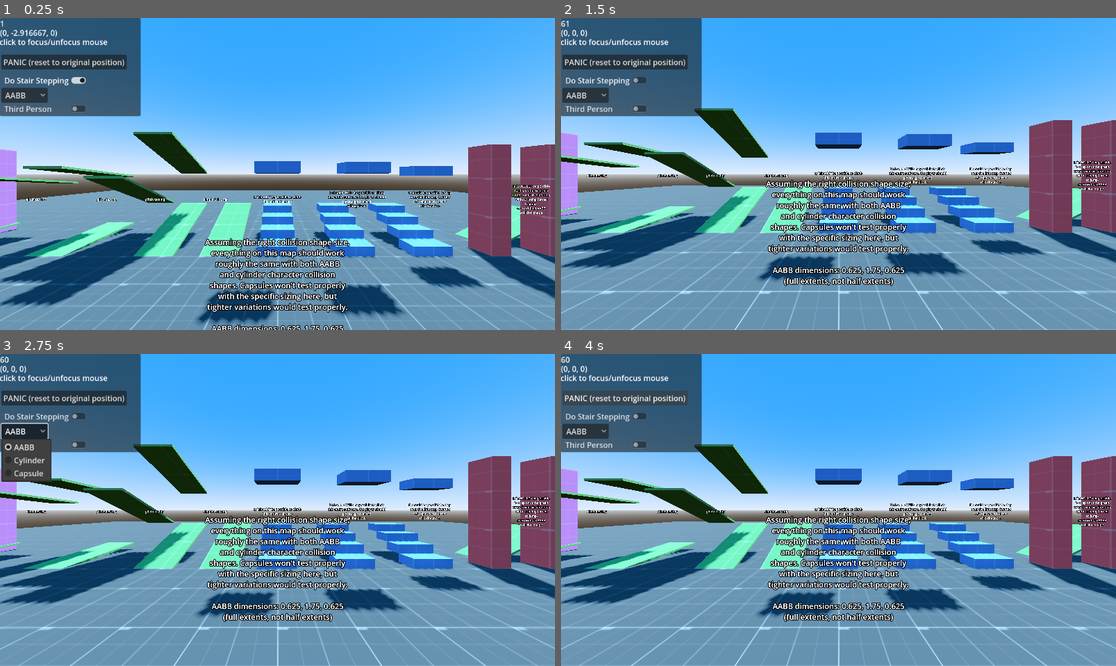
Above: before the commit, frames 1-4 (two rows, left to right).
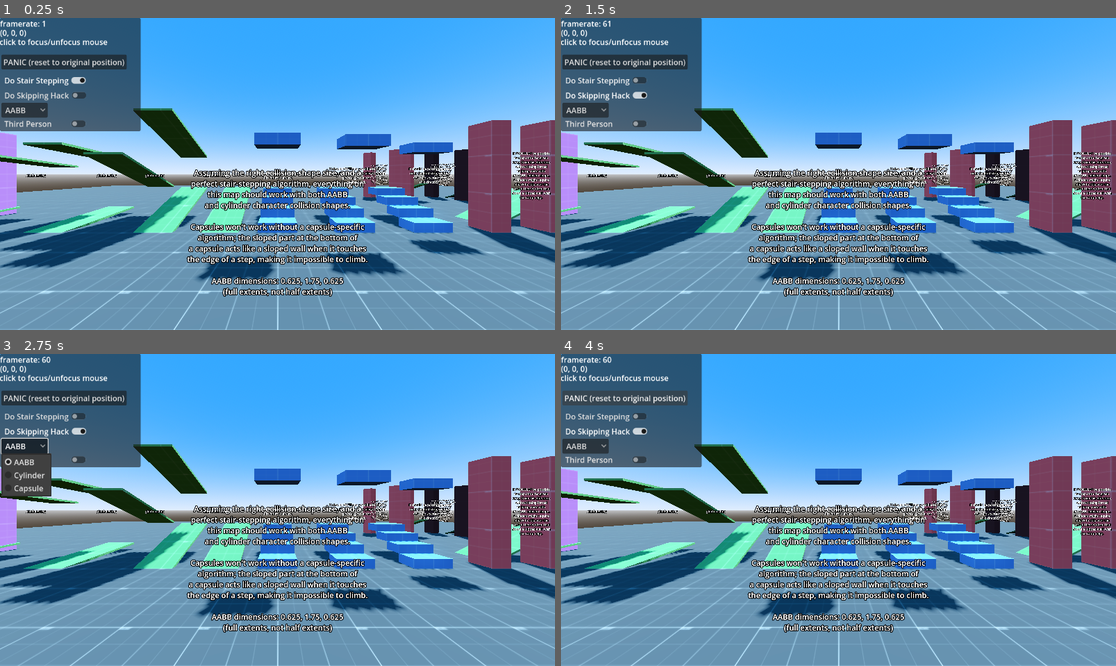
Above: after the commit, the same moments.

Repository: wareya/GodotStairTester
Game: Godot game, scene res://world.tscn
The game is run twice, just before and just after one commit, with the same random seed, the same clock (stepped at 60 frames per second) and the same inputs.
Inputs (mouse positions are in pixels of both pictures, inside the frame that each line leads up to):
- Up to frame 1 (0.25 s): no input
- Up to frame 2 (1.5 s): click (605, 96) at 0.5 s, where only the run after the commit has a clickable "Do Skipping Hack"; click "Do Stair Stepping" at 1.25 s
- Up to frame 3 (2.75 s): click "AABB" at 2 s
- Up to frame 4 (4 s): click "Third Person" at 2.75 s; click "PANIC (reset to original posi…" at 3.5 s

The runs differ from the first frame. In frame 1, 38% of the frame differs, in the area x 0-100%, y 0-100%; in frame 2, 10%; in frame 3, 11%; in frame 4, 10%.

Commit message:
add skipping hack, improve some of the testing rigs

Diff:
--- a/StairsTestScene.tscn
+++ b/StairsTestScene.tscn
@@ -39,6 +39,28 @@
 uv1_world_triplanar = true
 texture_filter = 5
 
+[sub_resource type="StandardMaterial3D" id="StandardMaterial3D_ly0nc"]
+albedo_color = Color(0.447059, 0.447059, 0.447059, 1)
+albedo_texture = ExtResource("3_35qmt")
+uv1_triplanar = true
+uv1_triplanar_sharpness = 150.0
+uv1_world_triplanar = true
+texture_filter = 5
+
+[sub_resource type="StandardMaterial3D" id="StandardMaterial3D_6qc48"]
+albedo_color = Color(0.27451, 0.27451, 0.27451, 1)
+albedo_texture = ExtResource("5_73yqw")
+uv1_triplanar = true
+uv1_world_triplanar = true
+texture_filter = 5
+
+[sub_resource type="StandardMaterial3D" id="StandardMaterial3D_j7qiy"]
+albedo_color = Color(0.27451, 0.27451, 0.27451, 1)
+albedo_texture = ExtResource("5_73yqw")
+uv1_triplanar = true
+uv1_world_triplanar = true
+texture_filter = 5
+
 [node name="Level" type="Node3D"]
 
 [node name="CSGBox3D" type="CSGBox3D" parent="."]
@@ -226,13 +248,15 @@
 [node name="Label3D10" type="Label3D" parent="."]
 transform = Transform3D(1, 0, 0, 0, 1, 0, 0, 0, 1, 0, 0.893967, 1.375)
 pixel_size = 0.0025
-text = "Assuming the right collision shape size,
-everything on this map should work
-roughly the same with both AABB
-and cylinder character collision
-shapes. Capsules won't test properly
-with the specific sizing here, but
-tighter variations would test properly.
+text = "Assuming the right collision shape size, and a
+perfect stair-stepping algorithm, everything on
+this map should work with both AABB
+and cylinder character collision shapes.
+
+Capsules won't work without a capsule-specific
+algorithm; the sloped part at the bottom of
+a capsule acts like a sloped wall when it touches
+the edge of a step, making it impossible to climb.
 
 AABB dimensions: 0.625, 1.75, 0.625
 (full extents, not half extents)"
@@ -260,38 +284,179 @@
 to step onto the green
 ramp from this direction,
 without being forced
-to jump,
-even with an AABB
-collision shape"
-
-[node name="CSGBox3D33" type="CSGPolygon3D" parent="."]
-transform = Transform3D(-0.707107, 0, 0.707107, 0, 1, 0, -0.707107, 0, -0.707107, 11.8129, 0, -1.84742)
-use_collision = true
-polygon = PackedVector2Array(-1, 0.9375, -1, 1, 1, 0, 1, -0.0625)
-material = SubResource("StandardMaterial3D_uatdx")
-
-[node name="CSGBox3D34" type="CSGBox3D" parent="."]
-transform = Transform3D(0.707107, 0, -0.707107, 0, 1, 0, 0.707107, 0, 0.707107, 11.1058, 1.125, -0.786758)
+to jump, even with
+an AABB collision shape.
+Cylinders might require
+a hack to skip over the
+part of their bottom that
+forms a 'sloped wall' with
+the ramp edge."
+
+[node name="CSGBox3D42" type="CSGPolygon3D" parent="."]
+transform = Transform3D(-0.5, 0, 0.866025, 0, 1, 0, -0.866025, 0, -0.5, 7.86785, 0, -6.55866)
+use_collision = true
+polygon = PackedVector2Array(-1, 0.9375, -1, 1, 1, 0, 1, -0.0625)
+material = SubResource("StandardMaterial3D_uatdx")
+
+[node name="CSGBox3D43" type="CSGBox3D" parent="."]
+transform = Transform3D(0.5, 0, -0.866025, 0, 1, 0, 0.866025, 0, 0.5, 6.91032, 1.125, -5.71716)
 use_collision = true
 size = Vector3(1, 3.5, 0.5)
 material = SubResource("StandardMaterial3D_ihnv6")
 
-[node name="CSGBox3D35" type="CSGBox3D" parent="."]
-transform = Transform3D(0.707107, 0, -0.707107, 0, 1, 0, 0.707107, 0, 0.707107, 9.86833, 1.125, -2.02419)
+[node name="CSGBox3D44" type="CSGBox3D" parent="."]
+transform = Transform3D(0.5, 0, -0.866025, 0, 1, 0, 0.866025, 0, 0.5, 6.03532, 1.125, -7.2327)
 use_collision = true
 size = Vector3(0.5, 3.5, 0.5)
 material = SubResource("StandardMaterial3D_ihnv6")
 
-[node name="Label3D13" type="Label3D" parent="."]
-transform = Transform3D(0.707107, 0, -0.707107, 0, 1, 0, 0.707107, 0, 0.707107, 10.1878, 1.46182, -1.31865)
+[node name="Label3D16" type="Label3D" parent="."]
+transform = Transform3D(0.5, 0, -0.866025, 0, 1, 0, 0.866025, 0, 0.5, 6.16132, 1.46182, -6.46851)
 pixel_size = 0.0025
 text = "It *SHOULD* be possible
 to step onto the green
 ramp from this direction,
 without being forced
-to jump,
-even with an AABB
-collision shape"
+to jump, even with
+an AABB collision shape.
+Cylinders might require
+a hack to skip over the
+part of their bottom that
+forms a 'sloped wall' with
+the ramp edge."
+
+[node name="CSGBox3D45" type="CSGPolygon3D" parent="."]
+transform = Transform3D(-0.258819, 0, 0.965926, 0, 1, 0, -0.965926, 0, -0.258819, 11.8462, 0, -6.26552)
+use_collision = true
+polygon = PackedVector2Array(-1, 0.9375, -1, 1, 1, 0, 1, -0.0625)
+material = SubResource("StandardMaterial3D_ly0nc")
+
+[node name="CSGBox3D46" type="CSGBox3D" parent="."]
+transform = Transform3D(0.258819, 0, -0.965926, 0, 1, 0, 0.965926, 0, 0.258819, 10.7035, 1.125, -5.70051)
+use_collision = true
+size = Vector3(1, 3.5, 0.5)
+material = SubResource("StandardMaterial3D_6qc48")
+
+[node name="CSGBox3D47" type="CSGBox3D" parent="."]
+transform = Transform3D(0.258819, 0, -0.965926, 0, 1, 0, 0.965926, 0, 0.258819, 10.2506, 1.125, -7.39088)
+use_collision = true
+size = Vector3(0.5, 3.5, 0.5)
+material = SubResource("StandardMaterial3D_j7qiy")
+
+[node name="Label3D17" type="Label3D" parent="."]
+transform = Transform3D(0.258819, 0, -0.965926, 0, 1, 0, 0.965926, 0, 0.258819, 10.1745, 1.46182, -6.62012)
+pixel_size = 0.0025
+text = "Unless you've applied a hack
+to skip over small sloped walls,
+It should NOT be possible
+to step onto the ramp
+from thie direction with
+an AABB collision
+hull. The bottom edge
+of the AABB should form
+a sloped wall collision
+surface with the ramp
+edge, preventing
+stair-stepping."
+
+[node name="CSGBox3D33" type="CSGPolygon3D" parent="."]
+transform = Transform3D(-0.707107, 0, 0.707107, 0, 1, 0, -0.707107, 0, -0.707107, 11.8129, 0, -1.84742)
+use_collision = true
+polygon = PackedVector2Array(-1, 0.9375, -1, 1, 1, 0, 1, -0.0625)
+material = SubResource("StandardMaterial3D_uatdx")
+
+[node name="CSGBox3D34" type="CSGBox3D" parent="."]
+transform = Transform3D(0.707107, 0, -0.707107, 0, 1, 0, 0.707107, 0, 0.707107, 11.1058, 1.125, -0.786758)
+use_collision = true
+size = Vector3(1, 3.5, 0.5)
+material = SubResource("StandardMaterial3D_ihnv6")
+
+[node name="CSGBox3D35" type="CSGBox3D" parent="."]
+transform = Transform3D(0.707107, 0, -0.707107, 0, 1, 0, 0.707107, 0, 0.707107, 9.86833, 1.125, -2.02419)
+use_collision = true
+size = Vector3(0.5, 3.5, 0.5)
+material = SubResource("StandardMaterial3D_ihnv6")
+
+[node name="Label3D13" type="Label3D" parent="."]
+transform = Transform3D(0.707107, 0, -0.707107, 0, 1, 0, 0.707107, 0, 0.707107, 10.1878, 1.46182, -1.31865)
+pixel_size = 0.0025
+text = "It *SHOULD* be possible
+to step onto the green
+ramp from this direction,
+without being forced
+to jump, even with
+an AABB collision shape.
+Cylinders might require
+a hack to skip over the
+part of their bottom that
+forms a 'sloped wall' with
+the ramp edge."
+
+[node name="CSGBox3D36" type="CSGPolygon3D" parent="."]
+transform = Transform3D(-0.965926, 0, 0.258819, 0, 1, 0, -0.258819, 0, -0.965926, 15.4931, 0, -2.3347)
+use_collision = true
+polygon = PackedVector2Array(-1, 0.9375, -1, 1, 1, 0, 1, -0.0625)
+material = SubResource("StandardMaterial3D_uatdx")
+
+[node name="CSGBox3D37" type="CSGBox3D" parent="."]
+transform = Transform3D(0.965926, 0, -0.258819, 0, 1, 0, 0.258819, 0, 0.965926, 15.411, 1.125, -1.06259)
+use_collision = true
+size = Vector3(1, 3.5, 0.5)
+material = SubResource("StandardMaterial3D_ihnv6")
+
+[node name="CSGBox3D38" type="CSGBox3D" parent="."]
+transform = Transform3D(0.965926, 0, -0.258819, 0, 1, 0, 0.258819, 0, 0.965926, 13.7206, 1.125, -1.5155)
+use_collision = true
+size = Vector3(0.5, 3.5, 0.5)
+material = SubResource("StandardMaterial3D_ihnv6")
+
+[node name="Label3D14" type="Label3D" parent="."]
+transform = Transform3D(0.965926, 0, -0.258819, 0, 1, 0, 0.258819, 0, 0.965926, 14.3501, 1.46182, -1.06422)
+pixel_size = 0.0025
+text = "It *SHOULD* be possible
+to step onto the green
+ramp from this direction,
+without being forced
+to jump, even with
+an AABB collision shape.
+Cylinders might require
+a hack to skip over the
+part of their bottom that
+forms a 'sloped wall' with
+the ramp edge."
+
+[node name="CSGBox3D39" type="CSGPolygon3D" parent="."]
+transform = Transform3D(-0.866026, 0, 0.5, 0, 1, 0, -0.5, 0, -0.866026, 19.6851, 0, -2.11211)
+use_collision = true
+polygon = PackedVector2Array(-1, 0.9375, -1, 1, 1, 0, 1, -0.0625)
+material = SubResource("StandardMaterial3D_uatdx")
+
+[node name="CSGBox3D40" type="CSGBox3D" parent="."]
+transform = Transform3D(0.866026, 0, -0.5, 0, 1, 0, 0.5, 0, 0.866026, 19.2766, 1.125, -0.904582)
+use_collision = true
+size = Vector3(1, 3.5, 0.5)
+material = SubResource("StandardMaterial3D_ihnv6")
+
+[node name="CSGBox3D41" type="CSGBox3D" parent="."]
+transform = Transform3D(0.866026, 0, -0.5, 0, 1, 0, 0.5, 0, 0.866026, 17.761, 1.125, -1.77957)
+use_collision = true
+size = Vector3(0.5, 3.5, 0.5)
+material = SubResource("StandardMaterial3D_ihnv6")
+
+[node name="Label3D15" type="Label3D" parent="."]
+transform = Transform3D(0.866026, 0, -0.5, 0, 1, 0, 0.5, 0, 0.866026, 18.2522, 1.46182, -1.18075)
+pixel_size = 0.0025
+text = "It *SHOULD* be possible
+to step onto the green
+ramp from this direction,
+without being forced
+to jump, even with
+an AABB collision shape.
+Cylinders might require
+a hack to skip over the
+part of their bottom that
+forms a 'sloped wall' with
+the ramp edge."
 
 [node name="Label3D5" type="Label3D" parent="."]
 transform = Transform3D(1, 0, 0, 0, 1, 0, 0, 0, 1, -3.12485, 1.46182, -0.977026)
@@ -324,14 +489,14 @@
 text = "glitch testing"
 
 [node name="CSGBox3D29" type="CSGPolygon3D" parent="."]
-transform = Transform3D(-0.707107, -0.707107, -6.18172e-08, -4.37114e-08, -4.37114e-08, 1, -0.707107, 0.707107, -7.10543e-15, -13.6255, 3, -2.12289)
+transform = Transform3D(-0.707107, -0.707107, -6.18172e-08, -4.37114e-08, -4.37114e-08, 1, -0.707107, 0.707107, -7.10543e-15, -13.6402, 3, -2.10452)
 use_collision = true
 polygon = PackedVector2Array(-1, 0.8125, -1, 0.875, 1, 0.625, 1, 0.5625)
 depth = 3.0
 material = SubResource("StandardMaterial3D_fxdaq")
 
 [node name="CSGBox3D30" type="CSGPolygon3D" parent="."]
-transform = Transform3D(-0.707107, 0.707107, 6.18172e-08, 4.37114e-08, 1.31134e-07, -1, -0.707107, -0.707107, -1.23634e-07, -13.8541, 0, -1.89433)
+transform = Transform3D(-0.707107, 0.707107, 6.18172e-08, 4.37114e-08, 1.31134e-07, -1, -0.707107, -0.707107, -1.23634e-07, -13.8137, 0, -1.93107)
 use_collision = true
 polygon = PackedVector2Array(-1, 0.8125, -1, 0.875, 1, 0.625, 1, 0.5625)
 depth = 3.0
@@ -347,3 +512,29 @@
 transform = Transform3D(0.707107, 0, 0.707107, 0, 1, 0, -0.707107, 0, 0.707107, -12.997, 1.46182, -1.30475)
 pixel_size = 0.0025
 text = "glitch testing"
+
+[node name="CSGBox3D48" type="CSGPolygon3D" parent="."]
+transform = Transform3D(-0.707107, -0.707107, -6.18172e-08, -4.37114e-08, -4.37114e-08, 1, -0.707107, 0.707107, -7.10543e-15, -16.7505, 3, -2.24789)
+use_collision = true
+polygon = PackedVector2Array(-1, 0.8125, -1, 0.875, 1, 0.625, 1, 0.5625)
+depth = 3.0
+material = SubResource("StandardMaterial3D_fxdaq")
+
+[node name="CSGBox3D49" type="CSGPolygon3D" parent="."]
+transform = Transform3D(-0.707107, 0.707107, 6.18172e-08, 4.37114e-08, 1.31134e-07, -1, -0.707107, -0.707107, -1.23634e-07, -17.1041, 0, -1.89433)
+use_collision = true
+polygon = PackedVector2Array(-1, 0.8125, -1, 0.875, 1, 0.625, 1, 0.5625)
+depth = 3.0
+material = SubResource("StandardMaterial3D_fxdaq")
+
+[node name="CSGBox3D50" type="CSGPolygon3D" parent="."]
+transform = Transform3D(0.707107, 0, -0.707107, 0, 1, 0, 0.707107, 0, 0.707107, -17.2184, -0.625, -1.65506)
+use_collision = true
+polygon = PackedVector2Array(-1, 0.8125, -1, 0.875, 1, 0.625, 1, 0.5625)
+material = SubResource("StandardMaterial3D_uatdx")
+
+[node name="Label3D18" type="Label3D" parent="."]
+transform = Transform3D(0.707107, 0, 0.707107, 0, 1, 0, -0.707107, 0, 0.707107, -16.122, 1.46182, -1.30475)
+pixel_size = 0.0025
+text = "glitch testing
+(slightly tighter)"
--- a/player/SimplePlayer.gd
+++ b/player/SimplePlayer.gd
@@ -61,26 +61,27 @@
     handle_friction(delta)
     handle_accel(delta)
 
-func _is_on_floor() -> bool:
-    return is_on_floor()
-
-@export var do_stairs : bool = false
+@export var do_stairs : bool = true
+@export var do_skipping_hack : bool = false
+@export var skipping_hack_distance : float = 0.08
 
 func _process(delta: float) -> void:
     if $"../StairsSetting":
         do_stairs = $"../StairsSetting".button_pressed
+    if $"../SkippingSetting":
+        do_skipping_hack = $"../SkippingSetting".button_pressed
 
-    $"../FPS".text = str(Engine.get_frames_per_second())
+    $"../FPS".text = "framerate: " + str(Engine.get_frames_per_second())
     $"../Vel".text = str(velocity)
 
     $AABB.disabled = $"../CollisionBox".selected != 0
     $Cylinder.disabled = $"../CollisionBox".selected != 1
     $Capsule.disabled = $"../CollisionBox".selected != 2
 
-    if Input.is_action_pressed("jump") and _is_on_floor():
+    if Input.is_action_pressed("jump") and is_on_floor():
         velocity.y = jumpvel
         floor_snap_length = 0.0
-    elif _is_on_floor():
+    elif is_on_floor():
         floor_snap_length = 0.5
 
     var input_dir := Input.get_vector("left", "right", "forward", "backward")
@@ -92,7 +93,7 @@
 
     var step_height = 0.5
 
-    if not _is_on_floor():
+    if not is_on_floor():
         velocity.y -= gravity * delta * 0.5
 
     # check for simple stairs; three steps
@@ -100,10 +101,11 @@
     var found_stairs = false
     var wall_test_travel = null
     var wall_collision = null
-    if do_stairs:
+    if do_stairs and velocity.x != 0.0 and velocity.z != 0.0:
         # step 1: upwards trace
         var ceiling_collision = move_and_collide(step_height * Vector3.UP)
         var ceiling_travel_distance = step_height if not ceiling_collision else abs(ceiling_collision.get_travel().y)
+        var ceiling_position = global_position
         # step 2: "check if there's a wall" trace
         wall_test_travel = velocity * delta
         wall_collision = move_and_collide(wall_test_travel)
@@ -111,6 +113,24 @@
         var floor_collision = move_and_collide(Vector3.DOWN * (ceiling_travel_distance + (step_height if is_on_floor() else 0.0)))
         if floor_collision and floor_collision.get_collision_count() > 0 and acos(floor_collision.get_normal(0).y) < floor_max_angle:
             found_stairs = true
+
+        # NOTE: NOT NECESSARY
+        # try again with a certain minimum horizontal step distance if there was no wall collision and the wall trace was close
+        if do_skipping_hack and !found_stairs and is_on_floor() and !wall_collision and (wall_test_travel * Vector3(1,0,1)).length() < skipping_hack_distance:
+            # go back to where we were at the end of the ceiling collision test
+            global_position = ceiling_position
+            # calculate a new path for the wall test: horizontal only, length of our fallback distance
+            var floor_velocity = Vector3(velocity.x, 0.0, velocity.z)
+            var factor = skipping_hack_distance / floor_velocity.length()
+
+            # step 2, skipping hack version
+            wall_test_travel = floor_velocity * factor
+            wall_collision = move_and_collide(wall_test_travel, false, 0.0)
+
+            # step 3, skipping hack version
+            floor_collision = move_and_collide(Vector3.DOWN * (ceiling_travel_distance + (step_height if is_on_floor() else 0.0)))
+            if floor_collision and floor_collision.get_collision_count() > 0 and acos(floor_collision.get_normal(0).y) < floor_max_angle:
+                found_stairs = true
 
     # (this section is more complex than it needs to be, because of move_and_slide taking velocity and delta for granted)
     if found_stairs:
@@ -132,7 +152,7 @@
         global_position = start_position
         move_and_slide()
 
-    if not _is_on_floor():
+    if not is_on_floor():
         velocity.y -= gravity * delta * 0.5
 
     $CameraHolder/Camera3D.position.z = 1.5 if $"../ThirdPerson".button_pressed else 0.0
--- a/project.godot
+++ b/project.godot
@@ -14,10 +14,6 @@
 run/main_scene="res://world.tscn"
 config/features=PackedStringArray("4.1", "Forward Plus")
 config/icon="res://icon.svg"
-
-[display]
-
-window/vsync/vsync_mode=3
 
 [input]
 
--- a/world.tscn
+++ b/world.tscn
@@ -25,6 +25,7 @@
 size = Vector3(0.625, 1.75, 0.625)
 
 [sub_resource type="CylinderShape3D" id="CylinderShape3D_eu7ao"]
+margin = 0.0
 height = 1.75
 radius = 0.313
 
@@ -42,7 +43,7 @@
 environment = SubResource("Environment_5u6b6")
 
 [node name="CharacterBody3D" type="CharacterBody3D" parent="."]
-transform = Transform3D(1, 0, 0, 0, 1, 0, 0, 0, 1, 0, 1, 3)
+transform = Transform3D(1, 0, 0, 0, 1, 0, 0, 0, 1, 0, 0, 3)
 wall_min_slide_angle = 0.0
 floor_constant_speed = true
 script = ExtResource("1_2s7tp")
@@ -71,7 +72,7 @@
 
 [node name="Panel" type="Panel" parent="."]
 offset_right = 292.0
-offset_bottom = 204.0
+offset_bottom = 235.0
 
 [node name="FPS" type="Label" parent="."]
 offset_right = 40.0
@@ -106,22 +107,31 @@
 text = "Do Stair Stepping"
 script = ExtResource("4_05imk")
 
+[node name="SkippingSetting" type="CheckButton" parent="."]
+offset_left = 3.0
+offset_top = 145.0
+offset_right = 185.0
+offset_bottom = 176.0
+text = "Do Skipping Hack"
+script = ExtResource("4_05imk")
+
 [node name="CollisionBox" type="OptionButton" parent="."]
 offset_left = 3.0
-offset_top = 145.0
+offset_top = 176.0
 offset_right = 17.0
-offset_bottom = 165.0
+offset_bottom = 196.0
 script = ExtResource("4_1xxhe")
 
 [node name="ThirdPerson" type="CheckButton" parent="."]
 offset_left = 3.0
-offset_top = 173.0
+offset_top = 204.0
 offset_right = 185.0
-offset_bottom = 204.0
+offset_bottom = 235.0
 text = "Third Person"
 script = ExtResource("6_im2oe")
 
 [connection signal="pressed" from="ResetButton" to="ResetButton" method="_on_pressed"]
 [connection signal="pressed" from="StairsSetting" to="StairsSetting" method="_on_pressed"]
+[connection signal="pressed" from="SkippingSetting" to="SkippingSetting" method="_on_pressed"]
 [connection signal="item_selected" from="CollisionBox" to="CollisionBox" method="_on_item_selected"]
 [connection signal="pressed" from="ThirdPerson" to="ThirdPerson" method="_on_pressed"]
Not shown: 1 places in StairsTestScene.tscn that only renumber resources
